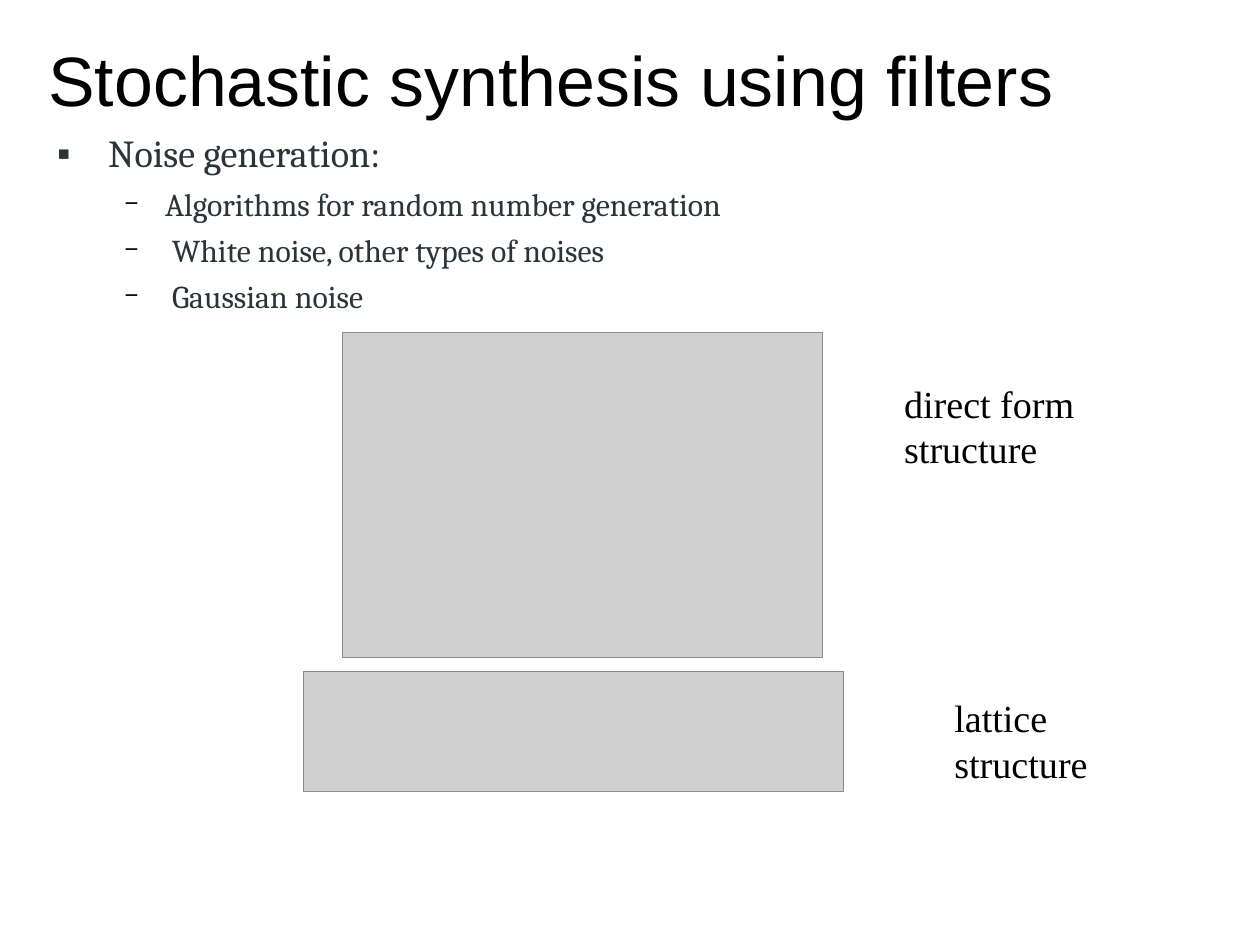
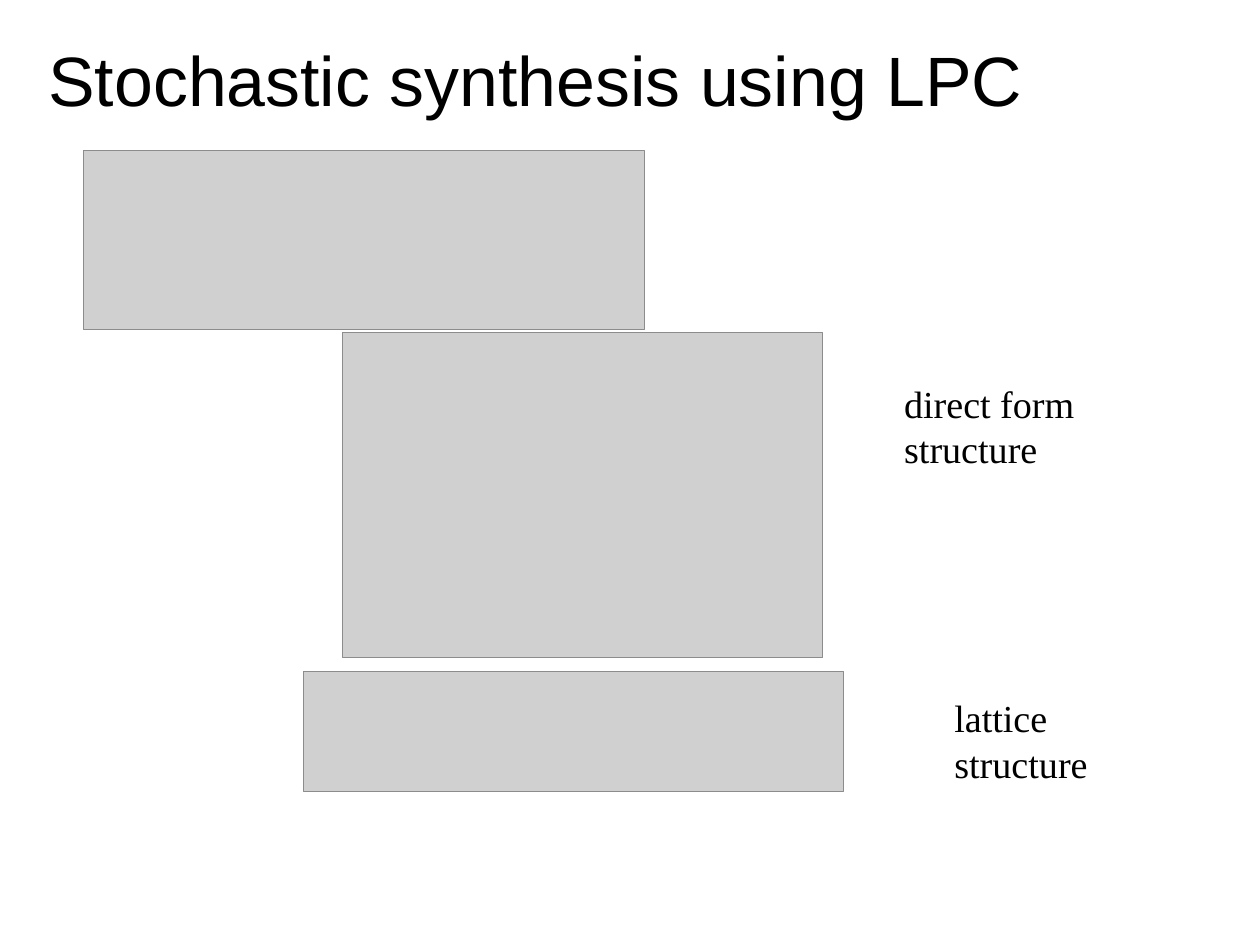
Before and after one commit to MTG/sms-tools, a slide deck: slide 9 of lectures/7-Sinusoidal-plus-residual-model/Stochastic-model.odp (slide 7 before the commit). Drawn at 1260x945 pixels with LibreOffice and Linux fonts; fonts in the diff are those of the drawing; grey boxes stand for pictures. Boxes give left, top, right and bottom in pixels: in the first picture for what was removed or moved away, otherwise in the second. Text is boxed around its words. In the diff, an @@ line names an element or a change of style, - is before the commit and + after.

```diff
--- a/lectures/7-Sinusoidal-plus-residual-model/Stochastic-model.odp
+++ b/lectures/7-Sinusoidal-plus-residual-model/Stochastic-model.odp
@@ title at <box>48,55,1022,119</box>: text changed @@
-Stochastic synthesis using filters
+Stochastic synthesis using LPC
@@ text removed at <box>108,141,721,309</box> @@
-▪ Noise generation:
-  − Algorithms for random number generation
-  − White noise, other types of noises
-  − Gaussian noise
@@ picture added at <box>83,150,645,329</box> @@
```
Also in this commit, not shown: 3 other slides changed, 5 slides added, 1 slide removed, 22 other files.
